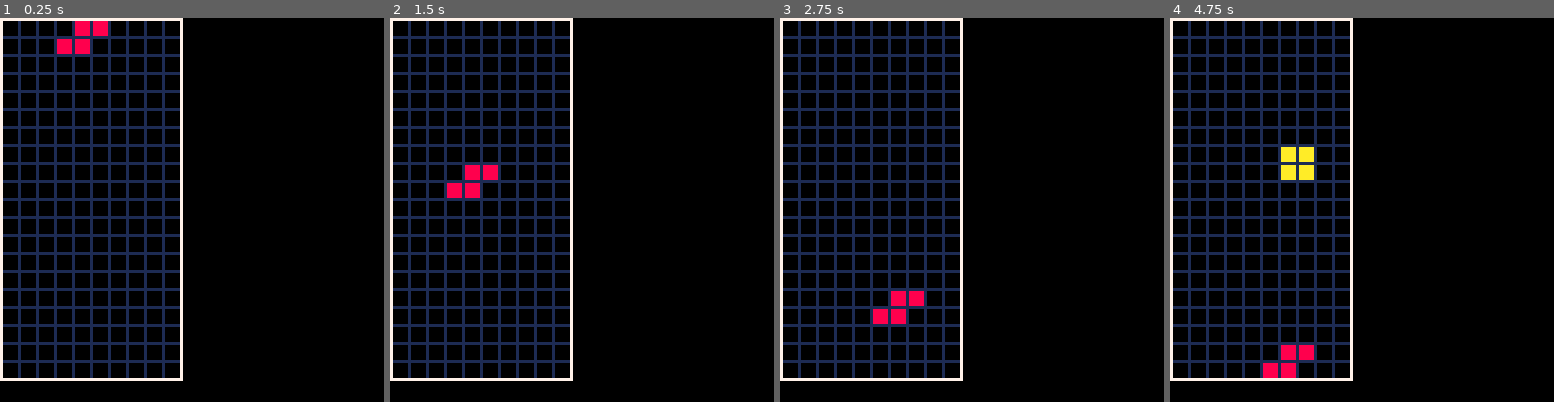
Above: before the commit, frames 1-4 (left to right).
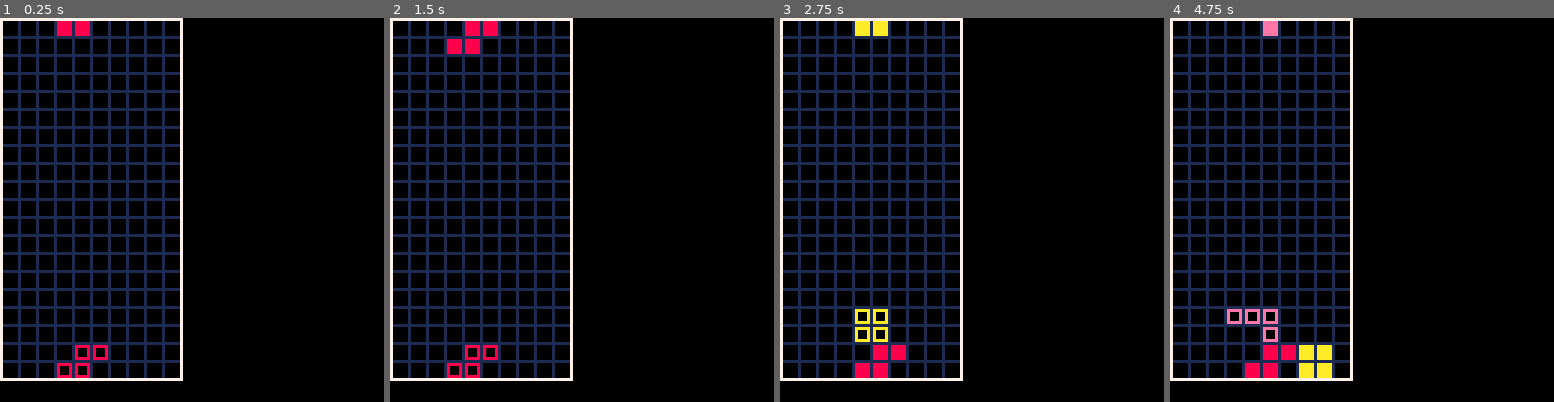
Above: after the commit, the same moments.

Repository: tesselode/tera
Game: PICO-8 cartridge tris.p8
Same seed, same stepped clock (60 frames per second), same inputs: the game is played once before the commit and once after it.
Inputs:
- Up to frame 1 (0.25 s): no input
- Up to frame 2 (1.5 s): no input
- Up to frame 3 (2.75 s): hold Right 1.6-2.1 s; hold Up 2.15-2.42 s; hold Right from 2.47 s (still down)
- Up to frame 4 (4.75 s): release Right at 3.03 s; hold Left 3.08-3.58 s; hold Down 3.63-3.97 s; hold Right 4.02-4.68 s; hold Up from 4.73 s (still down)

The runs differ from the first frame. In frame 1, 1.0% of the frame differs, in the area x 14-29%, y 0-94%; in frame 2, 1.6%; in frame 3, 1.8%; in frame 4, 2.2%, in the area x 14-43%, y 0-94%.

Commit message:
soft/hard drop + ghost piece

Diff:
--- a/tris.p8
+++ b/tris.p8
@@ -235,6 +235,7 @@
 local board_height = 40
 local visible_board_height = 20
 local block_size = 6
+local fast_drop_multiplier = 10
 
 -- organization --
 local state = {}
@@ -272,7 +273,7 @@
 end
 
 function state.game:get_gravity_interval()
-	return 10
+	return 60
 end
 
 function state.game:enter()
@@ -335,6 +336,7 @@
 			end
 		end
 	end
+	self.gravity_timer = self:get_gravity_interval()
 end
 
 function state.game:apply_gravity()
@@ -347,31 +349,61 @@
 	end
 end
 
-function state.game:update()
-	local c = self.current_tetromino
-	if btnp(0) then
-		if self:can_tetromino_fit(c.shape, c.x - 1, c.y, c.orientation) then
-			c.x -= 1
-		end
-	end
-	if btnp(1) then
-		if self:can_tetromino_fit(c.shape, c.x + 1, c.y, c.orientation) then
-			c.x += 1
-		end
-	end
-	self.gravity_timer -= 1
+function state.game:get_hard_drop_y()
+	local c = self.current_tetromino
+	local y = c.y
+	while self:can_tetromino_fit(c.shape, c.x, y - 1, c.orientation) do
+		y -= 1
+	end
+	return y
+end
+
+function state.game:hard_drop()
+	self.current_tetromino.y = self:get_hard_drop_y()
+	self:place_current_tetromino()
+	self:spawn_tetromino()
+end
+
+function state.game:update_gravity()
+	self.gravity_timer -= (btn(3) and fast_drop_multiplier or 1)
 	while self.gravity_timer <= 0 do
 		self.gravity_timer += self:get_gravity_interval()
 		self:apply_gravity()
 	end
 end
 
-function state.game:draw_block(board_x, board_y, shape)
+function state.game:shift_left()
+	local c = self.current_tetromino
+	if self:can_tetromino_fit(c.shape, c.x - 1, c.y, c.orientation) then
+		c.x -= 1
+	end
+end
+
+function state.game:shift_right()
+	local c = self.current_tetromino
+	if self:can_tetromino_fit(c.shape, c.x + 1, c.y, c.orientation) then
+		c.x += 1
+	end
+end
+
+function state.game:update()
+	if btnp(0) then self:shift_left() end
+	if btnp(1) then self:shift_right() end
+	if btnp(2) then self:hard_drop() end
+	if btnp(3) then self:apply_gravity() end
+	self:update_gravity()
+end
+
+function state.game:draw_block(board_x, board_y, shape, ghost)
 	local x1 = (board_x - 1) * block_size
 	local y1 = visible_board_height * block_size - board_y * block_size
 	local x2 = x1 + block_size
 	local y2 = y1 + block_size
-	rectfill(x1, y1, x2, y2, tetrominoes[shape].color)
+	if ghost then
+		rect(x1 + 1, y1 + 1, x2 - 1, y2 - 1, tetrominoes[shape].color)
+	else
+		rectfill(x1, y1, x2, y2, tetrominoes[shape].color)
+	end
 end
 
 function state.game:draw_board_contents()
@@ -397,16 +429,17 @@
 		visible_board_height * block_size, 7)
 end
 
-function state.game:draw_current_tetromino()
-	local c = self.current_tetromino
+function state.game:draw_current_tetromino(ghost)
+	local c = self.current_tetromino
+	local y = ghost and self:get_hard_drop_y() or c.y
 	local blocks = tetrominoes[c.shape].blocks[c.orientation]
 	for relative_y = 1, #blocks do
 		local row = blocks[relative_y]
 		for relative_x = 1, #row do
 			local board_x = c.x + relative_x - 1
-			local board_y = c.y + relative_y - 1
+			local board_y = y + relative_y - 1
 			if row[relative_x] == 1 then
-				self:draw_block(board_x, board_y, c.shape)
+				self:draw_block(board_x, board_y, c.shape, ghost)
 			end
 		end
 	end
@@ -415,6 +448,7 @@
 function state.game:draw()
 	self:draw_board_contents()
 	self:draw_current_tetromino()
+	self:draw_current_tetromino(true)
 	self:draw_board_grid()
 end
 
